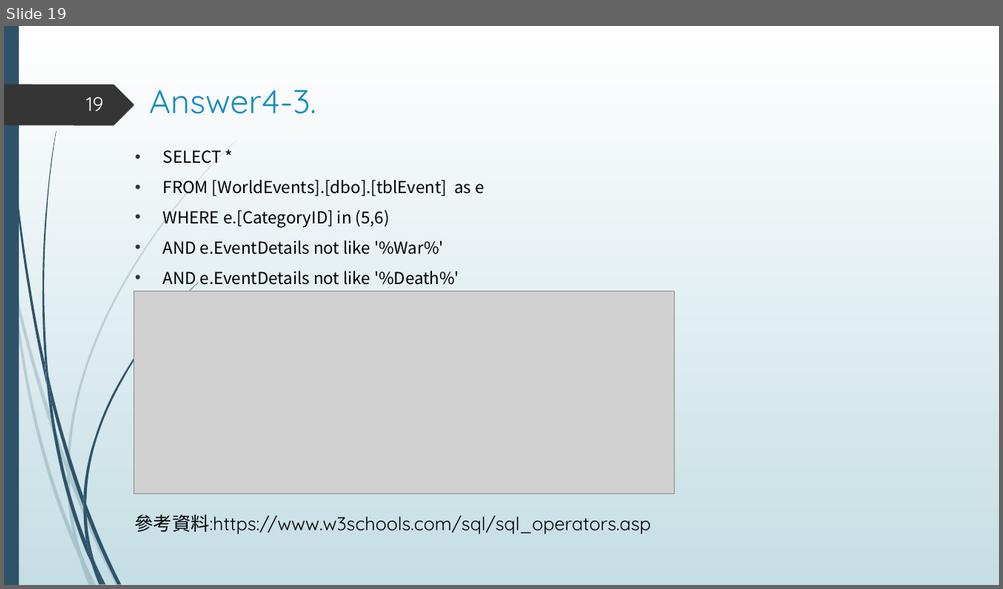
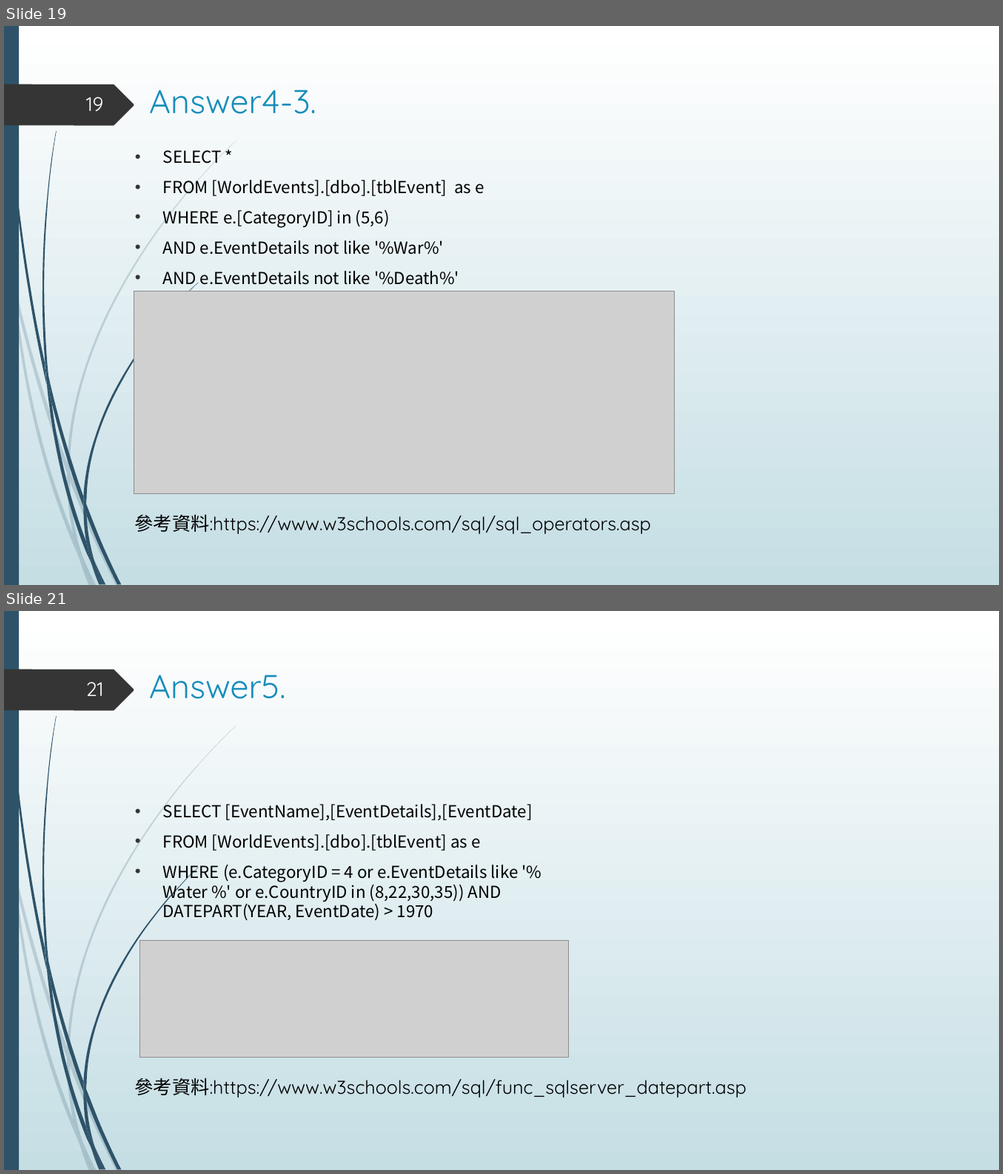
Before and after one commit to hsu0808/mssql-learning-2023-summer, a slide deck: sql answer.pptx. Shown one above the other, each under a label of ours: slide 19 before the commit, slides 19 and 21 after it; the slides between them are not shown. The pictures are 1003x589 and 1003x1174 pixels, drawn with LibreOffice and Linux fonts; fonts in the diff are those of the drawing; grey boxes stand for pictures. Boxes give left, top, right and bottom in pixels: in the first picture for what was removed or moved away, otherwise in the second. Text is boxed around its words. In the diff, an @@ line names an element or a change of style, - is before the commit and + after.

Commit message:
2024/07/24

```diff
--- a/sql answer.pptx
+++ b/sql answer.pptx
@@ slide 21 added at box(4, 611, 999, 1170), background gradient #FFFFFF to #C5DEE5; not listed: 24 template elements that a slide beside it also shows @@
@@ title added at box(149, 675, 285, 699), 32 pt, text #178DBB @@
+Answer5.
@@ page number added at box(86, 682, 104, 696), 19 pt, text #FEFFFF @@
+21
@@ text added at box(163, 804, 532, 921), 16 pt, text #000000 @@
+• SELECT [EventName],[EventDetails],[EventDate]
+• FROM [WorldEvents].[dbo].[tblEvent] as e
+• WHERE (e.CategoryID = 4 or e.EventDetails like '% Water %' or e.CountryID in (8,22,30,35)) AND DATEPART(YEAR, EventDate) > 1970
@@ picture added at box(140, 941, 569, 1058) @@
@@ text added at box(135, 1079, 746, 1098), 18 pt, text #000000 @@
+參考資料:https://www.w3schools.com/sql/func_sqlserver_datepart.asp
```
Also in this commit, not shown: 1 other slide added.
